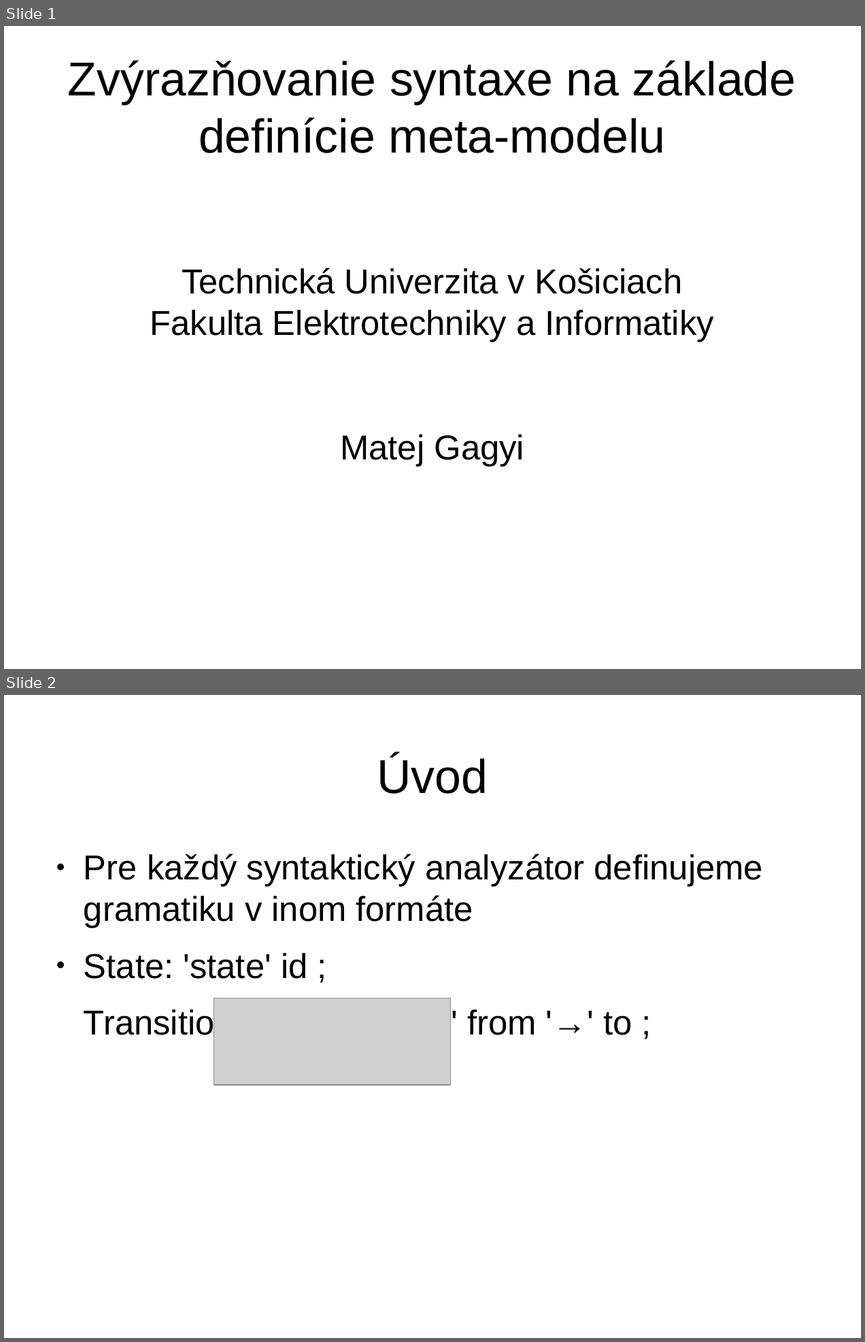
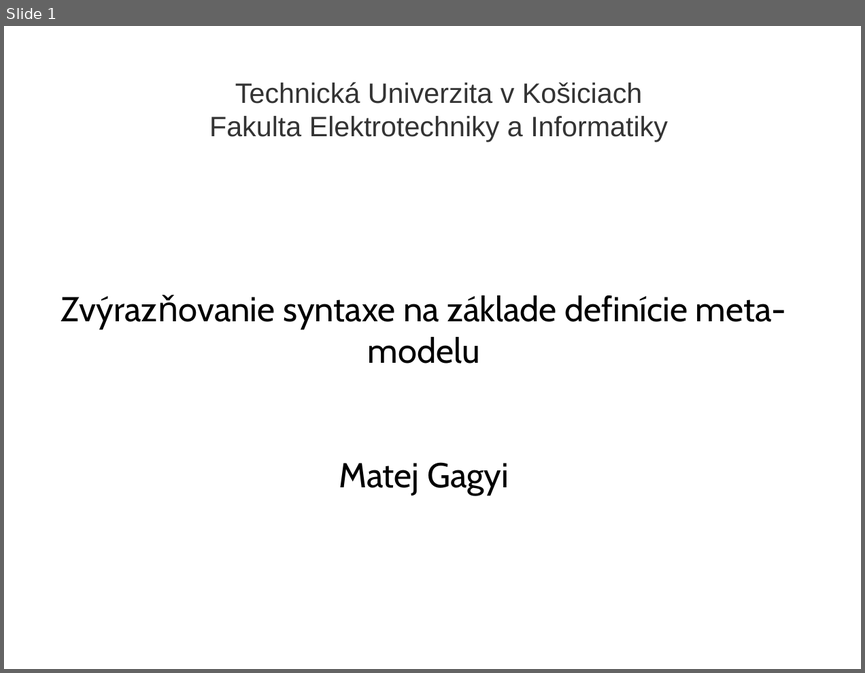
Before and after one commit to yin/syntaxer, a slide deck: obhajoba/bc2014-obhajoba15-prezentacia.odp. Shown one above the other, each under a label of ours: slides 1 and 2 before the commit, slide 1 after it. The pictures are 865x1342 and 865x673 pixels, drawn with LibreOffice and Linux fonts; fonts in the diff are those of the drawing; grey boxes stand for pictures; background and template pictures are left out. Boxes give left, top, right and bottom in pixels: in the first picture for what was removed or moved away, otherwise in the second. Text is boxed around its words. In the diff, an @@ line names an element or a change of style, - is before the commit and + after.

Commit message:
SA images, RE images, images for presentation, presentation, final version

```diff
--- a/obhajoba/bc2014-obhajoba15-prezentacia.odp
+++ b/obhajoba/bc2014-obhajoba15-prezentacia.odp
@@ slide 2 removed at box(4, 695, 861, 1338), background #FFFFFF @@
@@ title removed at box(377, 755, 487, 794) @@
-Úvod
@@ text removed at box(84, 853, 763, 1042) @@
-● Pre každý syntaktický analyzátor definujeme gramatiku v inom formáte
-● State: 'state' id ;
-Transition: 'trans' label ':' from '→' to ;
@@ picture removed at box(214, 998, 450, 1085) @@
@@ slide 1 changed as well @@
@@ title at box(209, 82, 668, 142): text changed; size 32 to 26 pt; text colour #000000 to #333333 @@
-Technická Univerzita v Košiciach
-Fakulta Elektrotechniky a Informatiky
-Matej Gagyi
+Technická Univerzita v Košiciach
+Fakulta Elektrotechniky a Informatiky
@@ subtitle "Zvýrazňovanie syntaxe na základe definície ...": place and size @@
-subtitle "Zvýrazňovanie syntaxe na základe definície ..." at box(68, 60, 796, 153)
+subtitle "Zvýrazňovanie syntaxe na základe definície ..." at box(283, 295, 787, 495)
@@ subtitle at box(283, 295, 787, 363): size 44 to 32 pt, font Arial to Cabin in "Zvýrazňovanie syntaxe na základe definície meta-modelu" @@
@@ subtitle at box(339, 462, 509, 495): paragraph added @@
+Matej Gagyi
```
Also in this commit, not shown: 2 other slides changed, 32 slides added, 6 other slides removed, 31 other files.
